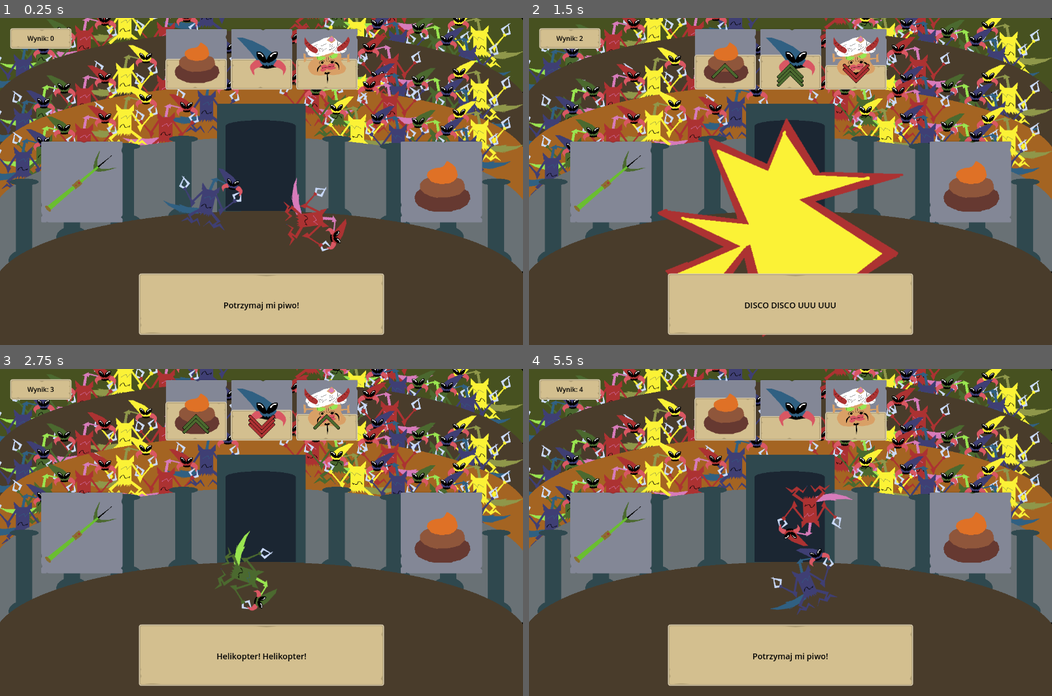
Above: before the commit, frames 1-4 (two rows, left to right).
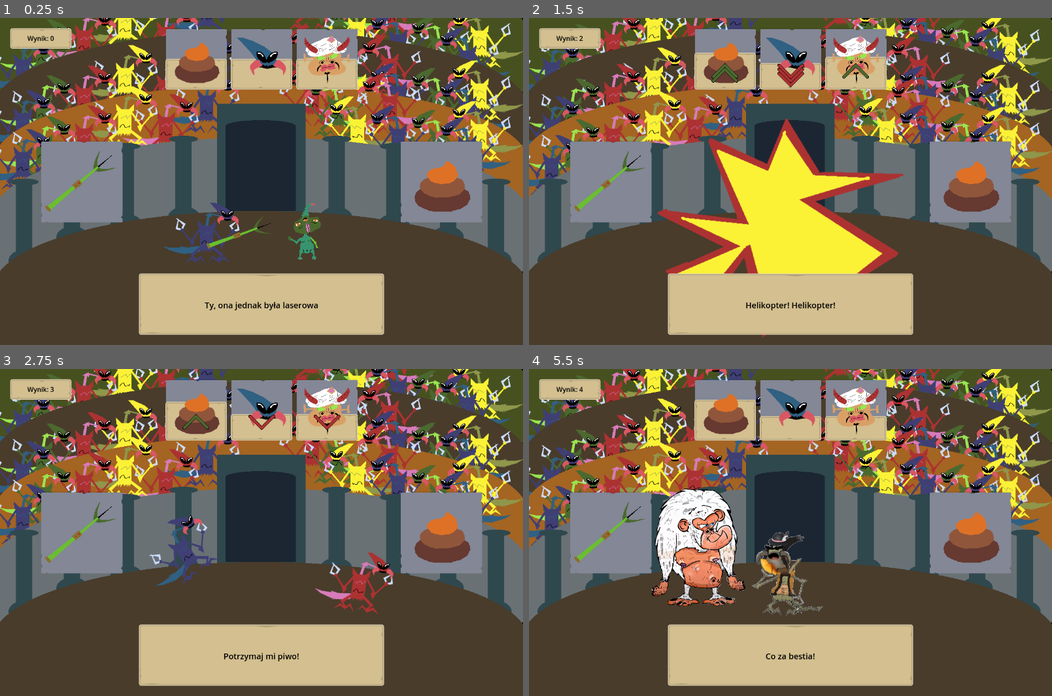
Above: after the commit, the same moments.

Repository: P1X-in/space-tricks
Game: Godot game, scene res://scenes/main.tscn
The game is run twice, just before and just after one commit, with the same random seed, the same clock (stepped at 60 frames per second) and the same inputs.
Inputs (mouse positions are in pixels of both pictures, inside the frame that each line leads up to):
- Up to frame 1 (0.25 s): no input
- Up to frame 2 (1.5 s): click (612, 181) at 0.5 s; click (612, 181) at 1.25 s
- Up to frame 3 (2.75 s): click (83, 532) at 2 s
- Up to frame 4 (5.5 s): tap Enter at 2.75 s; move the mouse to (905, 516) at 2.77 s; tap F every 0.75 s from 2.85 to 5.1 s; move the mouse to (685, 548) at 3.52 s; move the mouse to (842, 460) at 4.27 s; move the mouse to (764, 597) at 5.02 s

The runs differ from the first frame. In frame 1, 2.8% of the frame differs, in the area x 31-67%, y 46-90%; in frame 2, 1.2%; in frame 3, 2.9%; in frame 4, 7.2%, in the area x 23-69%, y 8-90%.

Commit message:
Tennis

Diff:
--- /dev/null
+++ b/scenes/tricks/tennis.tscn
@@ -0,0 +1,186 @@
+[gd_scene load_steps=12 format=3 uid="uid://yb20o2ydk4x2"]
+
+[ext_resource type="PackedScene" uid="uid://b62avp2rlxbi" path="res://scenes/tricks/trick.tscn" id="1_kxjoi"]
+[ext_resource type="Texture2D" uid="uid://daluexlff030s" path="res://assets/gfx/grenade.png" id="2_jyopw"]
+[ext_resource type="Texture2D" uid="uid://2emspw7y2s5u" path="res://assets/gfx/aliens/alien1_3.png" id="3_oh88e"]
+[ext_resource type="Texture2D" uid="uid://bmbxk7fks7f5p" path="res://assets/gfx/aliens/alien1_4.png" id="4_mshns"]
+[ext_resource type="Texture2D" uid="uid://davair3cvo1rb" path="res://assets/gfx/paletka.png" id="4_rapht"]
+
+[sub_resource type="Animation" id="Animation_buacv"]
+resource_name = "trick"
+length = 1.2
+loop_mode = 1
+step = 0.05
+tracks/0/type = "value"
+tracks/0/imported = false
+tracks/0/enabled = true
+tracks/0/path = NodePath("pivot:rotation")
+tracks/0/interp = 1
+tracks/0/loop_wrap = true
+tracks/0/keys = {
+"times": PackedFloat32Array(0, 0.8, 0.85, 0.9, 0.95),
+"transitions": PackedFloat32Array(1, 1, 1, 1, 1),
+"update": 0,
+"values": [0.0, 0.0, -0.785398, 0.0872665, 0.0]
+}
+tracks/1/type = "value"
+tracks/1/imported = false
+tracks/1/enabled = true
+tracks/1/path = NodePath("pivot2:rotation")
+tracks/1/interp = 1
+tracks/1/loop_wrap = true
+tracks/1/keys = {
+"times": PackedFloat32Array(0, 0.2, 0.25, 0.3, 0.35),
+"transitions": PackedFloat32Array(1, 1, 1, 1, 1),
+"update": 0,
+"values": [0.0, 0.0, 0.785398, -0.0872665, 0.0]
+}
+tracks/2/type = "value"
+tracks/2/imported = false
+tracks/2/enabled = true
+tracks/2/path = NodePath("pivot3:rotation")
+tracks/2/interp = 1
+tracks/2/loop_wrap = true
+tracks/2/keys = {
+"times": PackedFloat32Array(0, 0.3, 0.6, 0.9, 1.2),
+"transitions": PackedFloat32Array(1, 1, 1, 1, 1),
+"update": 0,
+"values": [0.0, 0.872665, 0.0, -0.872665, 0.0]
+}
+
+[sub_resource type="Animation" id="Animation_6wlr0"]
+length = 0.001
+tracks/0/type = "value"
+tracks/0/imported = false
+tracks/0/enabled = true
+tracks/0/path = NodePath("pivot:rotation")
+tracks/0/interp = 1
+tracks/0/loop_wrap = true
+tracks/0/keys = {
+"times": PackedFloat32Array(0),
+"transitions": PackedFloat32Array(1),
+"update": 0,
+"values": [0.0]
+}
+tracks/1/type = "value"
+tracks/1/imported = false
+tracks/1/enabled = true
+tracks/1/path = NodePath("pivot2:rotation")
+tracks/1/interp = 1
+tracks/1/loop_wrap = true
+tracks/1/keys = {
+"times": PackedFloat32Array(0),
+"transitions": PackedFloat32Array(1),
+"update": 0,
+"values": [0.0]
+}
+tracks/2/type = "value"
+tracks/2/imported = false
+tracks/2/enabled = true
+tracks/2/path = NodePath("pivot3:rotation")
+tracks/2/interp = 1
+tracks/2/loop_wrap = true
+tracks/2/keys = {
+"times": PackedFloat32Array(0),
+"transitions": PackedFloat32Array(1),
+"update": 0,
+"values": [0.0]
+}
+
+[sub_resource type="AnimationLibrary" id="AnimationLibrary_3mxj5"]
+_data = {
+"RESET": SubResource("Animation_6wlr0"),
+"trick": SubResource("Animation_buacv")
+}
+
+[sub_resource type="Animation" id="Animation_72m61"]
+resource_name = "grenade"
+length = 0.5
+loop_mode = 1
+tracks/0/type = "value"
+tracks/0/imported = false
+tracks/0/enabled = true
+tracks/0/path = NodePath("pivot3/Sprite2D:rotation")
+tracks/0/interp = 1
+tracks/0/loop_wrap = true
+tracks/0/keys = {
+"times": PackedFloat32Array(0, 0.5),
+"transitions": PackedFloat32Array(1, 1),
+"update": 0,
+"values": [0.0, 6.28319]
+}
+
+[sub_resource type="Animation" id="Animation_bef6m"]
+length = 0.001
+tracks/0/type = "value"
+tracks/0/imported = false
+tracks/0/enabled = true
+tracks/0/path = NodePath("pivot3/Sprite2D:rotation")
+tracks/0/interp = 1
+tracks/0/loop_wrap = true
+tracks/0/keys = {
+"times": PackedFloat32Array(0),
+"transitions": PackedFloat32Array(1),
+"update": 0,
+"values": [0.0]
+}
+
+[sub_resource type="AnimationLibrary" id="AnimationLibrary_i5vl4"]
+_data = {
+"RESET": SubResource("Animation_bef6m"),
+"grenade": SubResource("Animation_72m61")
+}
+
+[node name="Tennis" instance=ExtResource("1_kxjoi")]
+gold_outcome = {
+"boredom": 2,
+"gold": 0,
+"happiness": 0
+}
+kill_outcome = {
+"boredom": -1,
+"gold": 0,
+"happiness": 1
+}
+messages = ["Jesteś pewien, że to piłka?", "Chyba wypadła zawleczka!"]
+
+[node name="animations" type="AnimationPlayer" parent="." index="0"]
+libraries = {
+"": SubResource("AnimationLibrary_3mxj5")
+}
+
+[node name="animations2" type="AnimationPlayer" parent="." index="1"]
+libraries = {
+"": SubResource("AnimationLibrary_i5vl4")
+}
+autoplay = "grenade"
+
+[node name="pivot" type="Node2D" parent="." index="2"]
+position = Vector2(-150, 100)
+
+[node name="Sprite2D" type="Sprite2D" parent="pivot" index="0"]
+position = Vector2(0, -100)
+texture = ExtResource("3_oh88e")
+
+[node name="Sprite2D" type="Sprite2D" parent="pivot/Sprite2D" index="0"]
+position = Vector2(-50, -15)
+texture = ExtResource("4_rapht")
+
+[node name="pivot2" type="Node2D" parent="." index="3"]
+position = Vector2(150, 100)
+
+[node name="Sprite2D" type="Sprite2D" parent="pivot2" index="0"]
+position = Vector2(0, -100)
+texture = ExtResource("4_mshns")
+flip_h = true
+
+[node name="Sprite2D" type="Sprite2D" parent="pivot2/Sprite2D" index="0"]
+position = Vector2(50, -15)
+texture = ExtResource("4_rapht")
+
+[node name="pivot3" type="Node2D" parent="." index="4"]
+position = Vector2(0, 100)
+
+[node name="Sprite2D" type="Sprite2D" parent="pivot3" index="0"]
+position = Vector2(0, -230)
+texture = ExtResource("2_jyopw")
--- a/scenes/tricks/tricks.gd
+++ b/scenes/tricks/tricks.gd
@@ -9,7 +9,8 @@
 	preload("res://scenes/tricks/hipnoza.tscn").instantiate(),
 	preload("res://scenes/tricks/techno.tscn").instantiate(),
 	preload("res://scenes/tricks/spear.tscn").instantiate(),
-	preload("res://scenes/tricks/pizza.tscn").instantiate()
+	preload("res://scenes/tricks/pizza.tscn").instantiate(),
+	preload("res://scenes/tricks/tennis.tscn").instantiate()
 ]
 
 func get_random_trick() -> Node2D:
